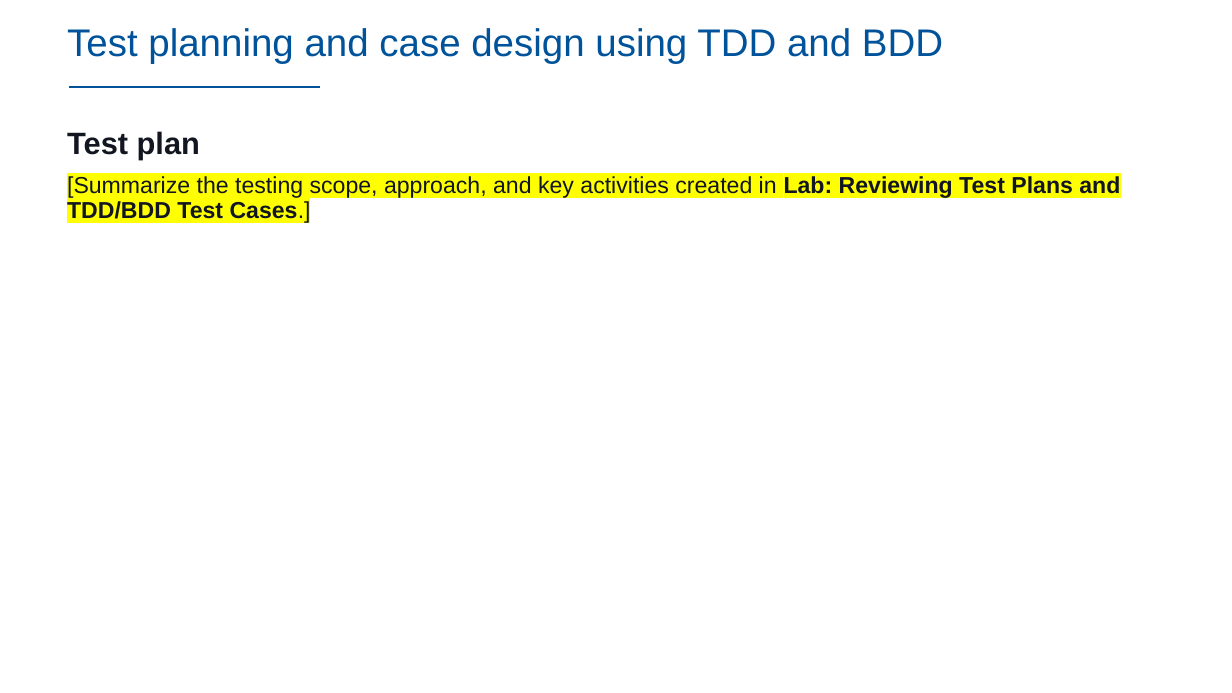
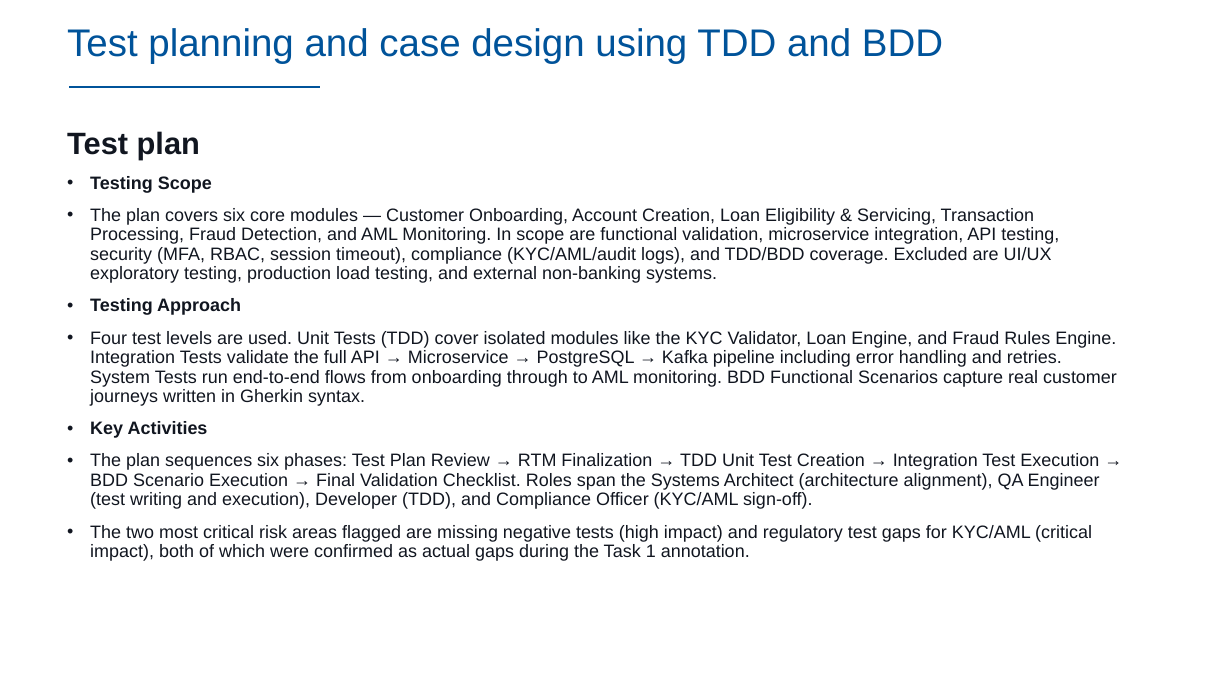
Before and after one commit to dennislamcv1/IBMSSA, a slide deck: slide 27 of Systems and Solutions Architect Capstone Project/Final Project.pptx (slide 29 before the commit). Drawn at 1232x693 pixels with LibreOffice and Linux fonts; fonts in the diff are those of the drawing; background and template pictures are left out. Boxes give left, top, right and bottom in pixels: in the first picture for what was removed or moved away, otherwise in the second. Text is boxed around its words. In the diff, an @@ line names an element or a change of style, - is before the commit and + after.

```diff
--- a/Systems and Solutions Architect Capstone Project/Final Project.pptx
+++ b/Systems and Solutions Architect Capstone Project/Final Project.pptx
@@ text at (x1=90, y1=176, x2=1117, y2=561): text changed; size 18 to 14 pt @@
-[Summarize the testing scope, approach, and key activities created in Lab: Reviewing Test Plans and TDD/BDD Test Cases.]
+• Testing Scope
+• The plan covers six core modules — Customer Onboarding, Account Creation, Loan Eligibility & Servicing, Transaction Processing, Fraud Detection, and AML Monitoring. In scope are functional validation, microservice integration, API testing, security (MFA, RBAC, session timeout), compliance (KYC/AML/audit logs), and TDD/BDD coverage. Excluded are UI/UX exploratory testing, production load testing, and external non-banking systems.
+• Testing Approach
+• Four test levels are used. Unit Tests (TDD) cover isolated modules like the KYC Validator, Loan Engine, and Fraud Rules Engine. Integration Tests validate the full API → Microservice → PostgreSQL → Kafka pipeline including error handling and retries. System Tests run end-to-end flows from onboarding through to AML monitoring. BDD Functional Scenarios capture real customer journeys written in Gherkin syntax.
+• Key Activities
+• The plan sequences six phases: Test Plan Review → RTM Finalization → TDD Unit Test Creation → Integration Test Execution → BDD Scenario Execution → Final Validation Checklist. Roles span the Systems Architect (architecture alignment), QA Engineer (test writing and execution), Developer (TDD), and Compliance Officer (KYC/AML sign-off).
+• The two most critical risk areas flagged are missing negative tests (high impact) and regulatory test gaps for KYC/AML (critical impact), both of which were confirmed as actual gaps during the Task 1 annotation.
```
Also in this commit, not shown: 8 other slides changed, 3 slides added, 5 slides removed, 11 other files.
